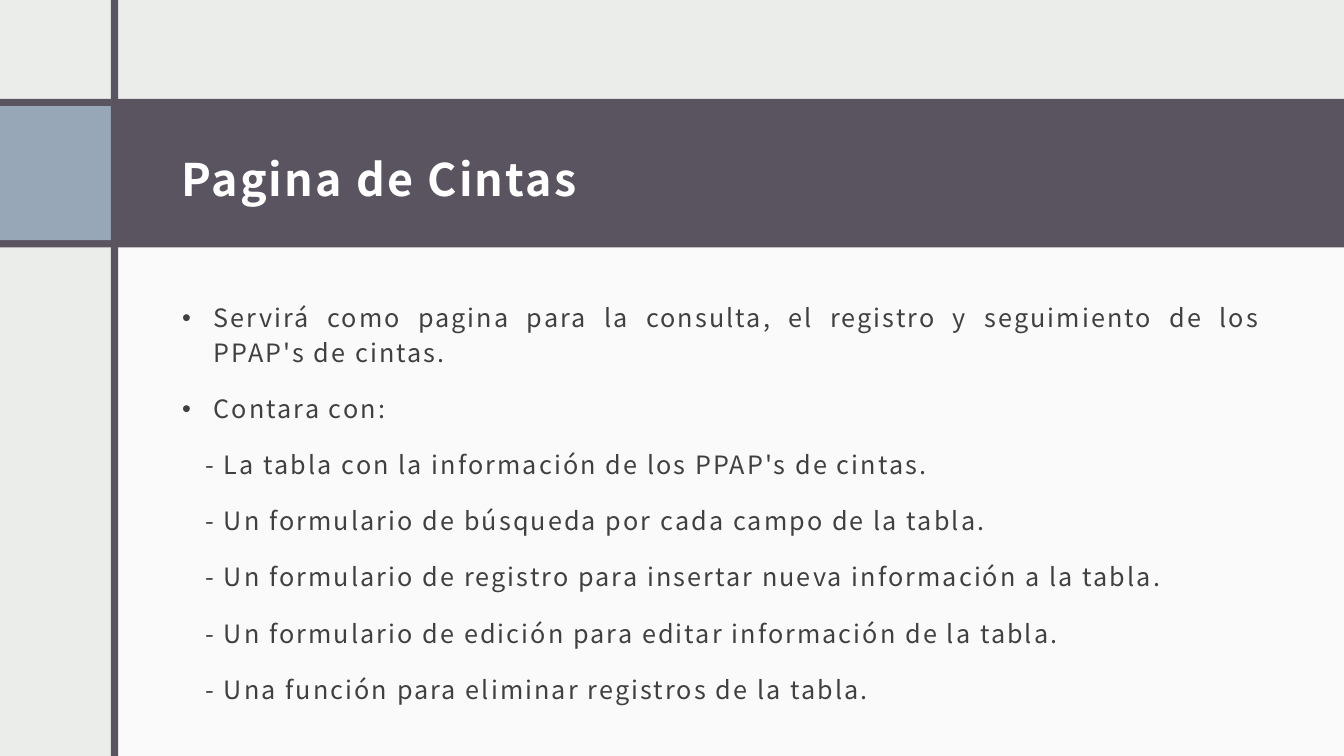
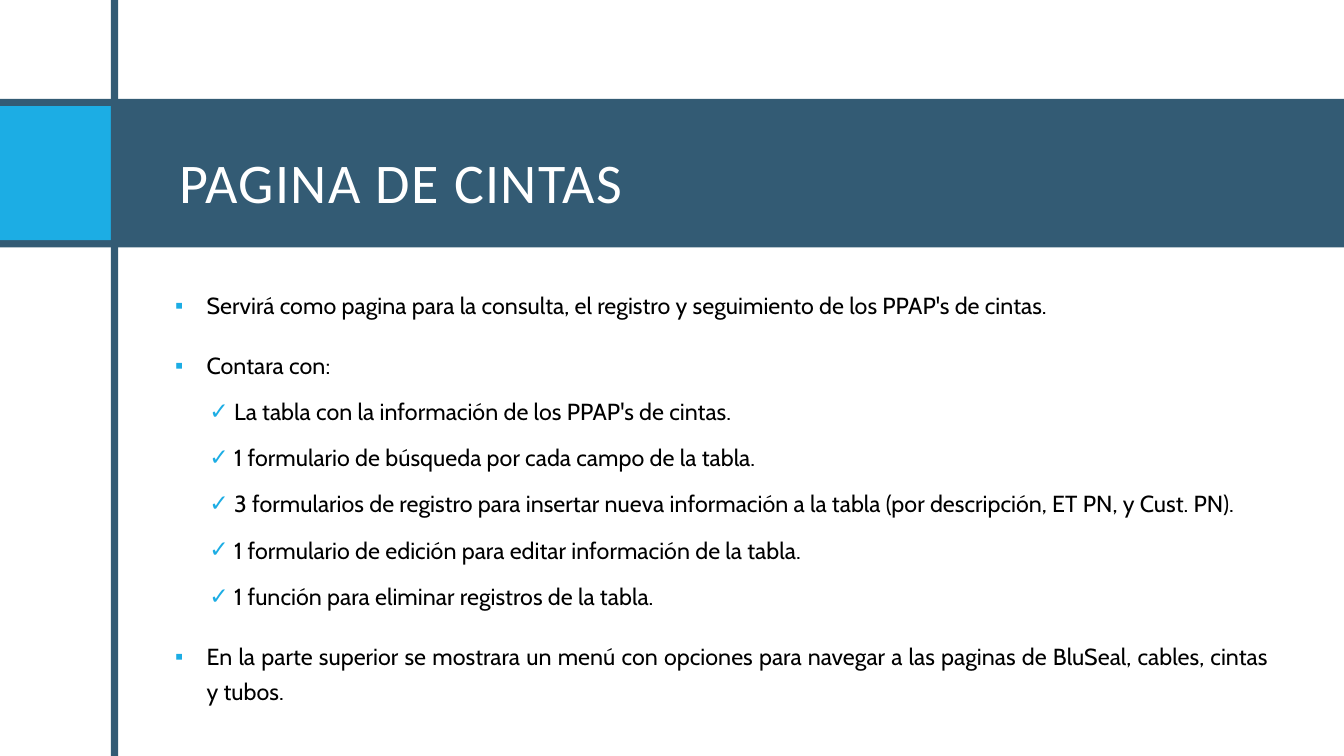
Before and after one commit to Santiago-004/proyecto, a slide deck: slide 36 of Proyecto.pptx (slide 33 before the commit). Drawn at 1344x756 pixels with LibreOffice and Linux fonts; fonts in the diff are those of the drawing. Boxes give left, top, right and bottom in pixels: in the first picture for what was removed or moved away, otherwise in the second. Text is boxed around its words. In the diff, an @@ line names an element or a change of style, - is before the commit and + after.

```diff
--- a/Proyecto.pptx
+++ b/Proyecto.pptx
@@ background #EBEDEB to #FFFFFF @@
@@ rectangle removed at box(0, 0, 1344, 756) @@
@@ rectangle at box(111, 1, 118, 756): fill #595460 to #335B74 @@
@@ rectangle removed at box(513, 1, 520, 756) @@
@@ rectangle removed at box(520, 0, 1344, 756) @@
@@ rectangle at box(0, 99, 1344, 247): fill #595460 to #335B74 @@
@@ rectangle at box(0, 106, 111, 240): fill #97A7B8 to #1CADE4 @@
@@ title at box(179, 166, 622, 204): text changed; size 32 to 40 pt; font Noto Sans CJK JP to Calibri; bold off @@
-Pagina de Cintas
+PAGINA DE CINTAS
@@ text at box(207, 296, 1047, 375): size 18 to 16.6 pt, font Noto Sans CJK JP to Cabin, text colour #404040 to #000000, letter spacing 1.5 to 0 pt in "Servirá como pagina para la consulta, el ...", "Contara con:"; bullet • to ▪; line spacing 1.15 to 1.25; more space between paragraphs @@
@@ text at box(207, 402, 1267, 706): text changed; size 18 to 16.6 pt; font Noto Sans CJK JP to Cabin; text colour #404040 to #000000 @@
-- La tabla con la información de los PPAP's de cintas.
-- Un formulario de búsqueda por cada campo de la tabla.
-- Un formulario de registro para insertar nueva información a la tabla.
-- Un formulario de edición para editar información de la tabla.
-- Una función para eliminar registros de la tabla.
+    ✓ La tabla con la información de los PPAP's de cintas.
+    ✓ 1 formulario de búsqueda por cada campo de la tabla.
+    ✓ 3 formularios de registro para insertar nueva información a la tabla (por descripción, ET PN, y Cust. PN).
+    ✓ 1 formulario de edición para editar información de la tabla.
+    ✓ 1 función para eliminar registros de la tabla.
+▪ En la parte superior se mostrara un menú con opciones para navegar a las paginas de BluSeal, cables, cintas y tubos.
```
Also in this commit, not shown: 31 other slides changed, 11 slides added, 2 slides removed, 2 other files.
